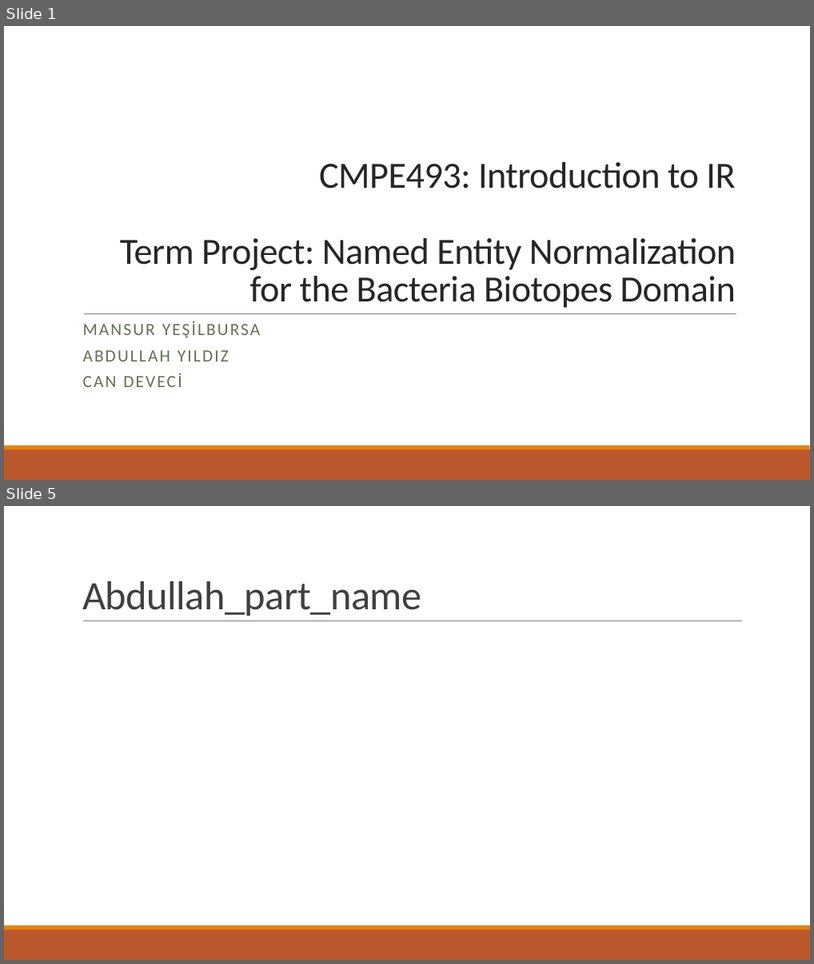
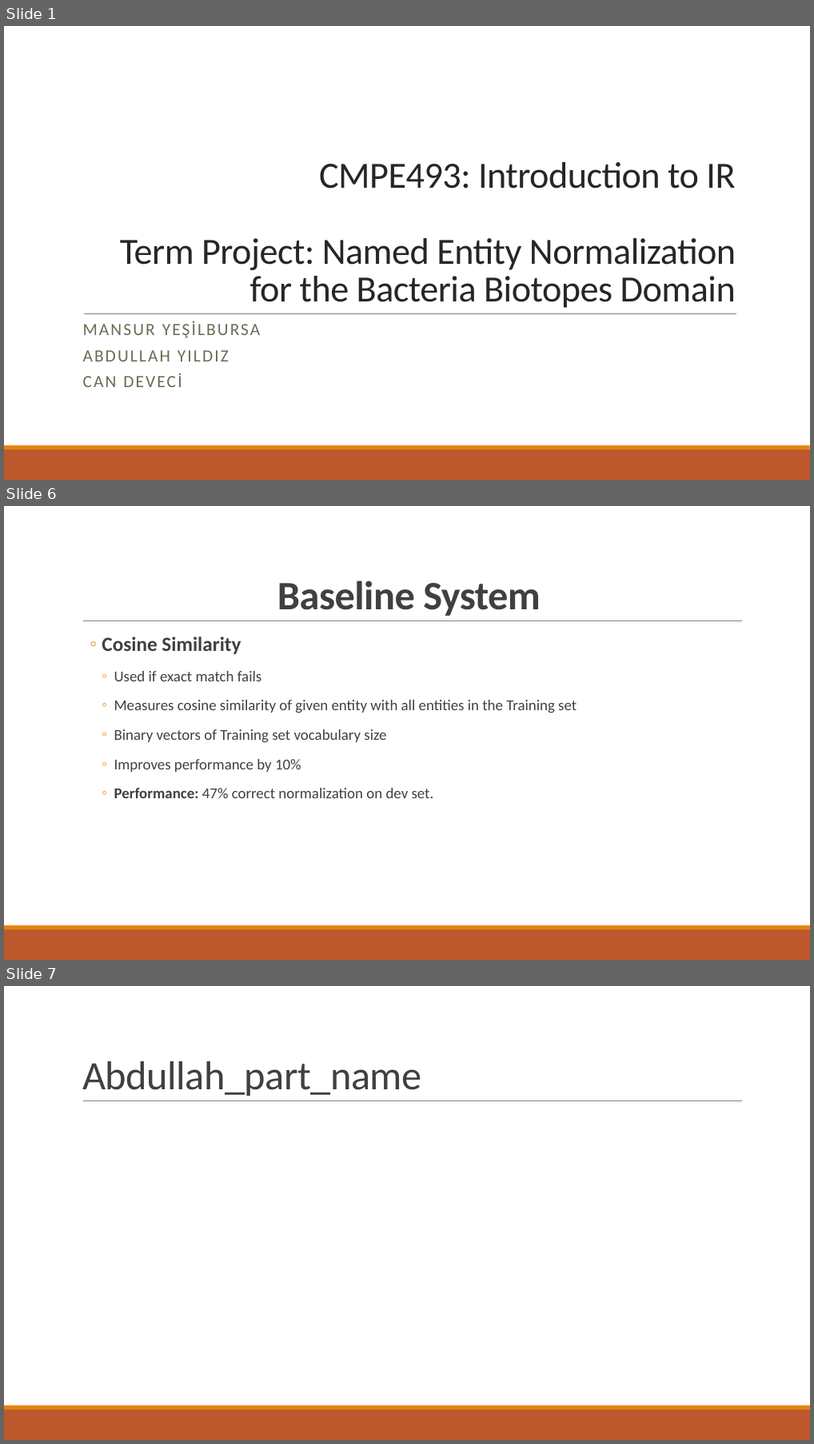
Before and after one commit to abdullahyldz/Cmpe493TermProject, a slide deck: Slides/Mansur Yeşilbursa.pptx. Shown one above the other, each under a label of ours: slides 1 and 5 before the commit, slides 1, 6 and 7 after it; the slides between them are not shown. The pictures are 814x964 and 814x1444 pixels, drawn with LibreOffice and Linux fonts; fonts in the diff are those of the drawing. Boxes give left, top, right and bottom in pixels: in the first picture for what was removed or moved away, otherwise in the second. Text is boxed around its words. In the diff, an @@ line names an element or a change of style, - is before the commit and + after.

Commit message:
slides are prepared, minor updates on baseline

```diff
--- a/Slides/Mansur Yeşilbursa.pptx
+++ b/Slides/Mansur Yeşilbursa.pptx
@@ slide 6 added at box(4, 506, 810, 960), background #FFFFFF; not listed: 3 template elements that a slide beside it also shows @@
@@ title added at box(278, 580, 541, 616), 48 pt, text #404040, bold @@
+Baseline System
@@ text added at box(102, 636, 577, 798), 18 pt, text #404040 @@
+  ◦ Cosine Similarity
+    ◦ Used if exact match fails
+    ◦ Measures cosine similarity of given entity with all entities in the Training set
+    ◦ Binary vectors of Training set vocabulary size
+    ◦ Improves performance by 10%
+    ◦ Performance: 47% correct normalization on dev set.
@@ what was slide 5 is now slide 7 @@
```
Also in this commit, not shown: 2 slides changed, 3 other slides added, 1 slide removed, 3 other files.
